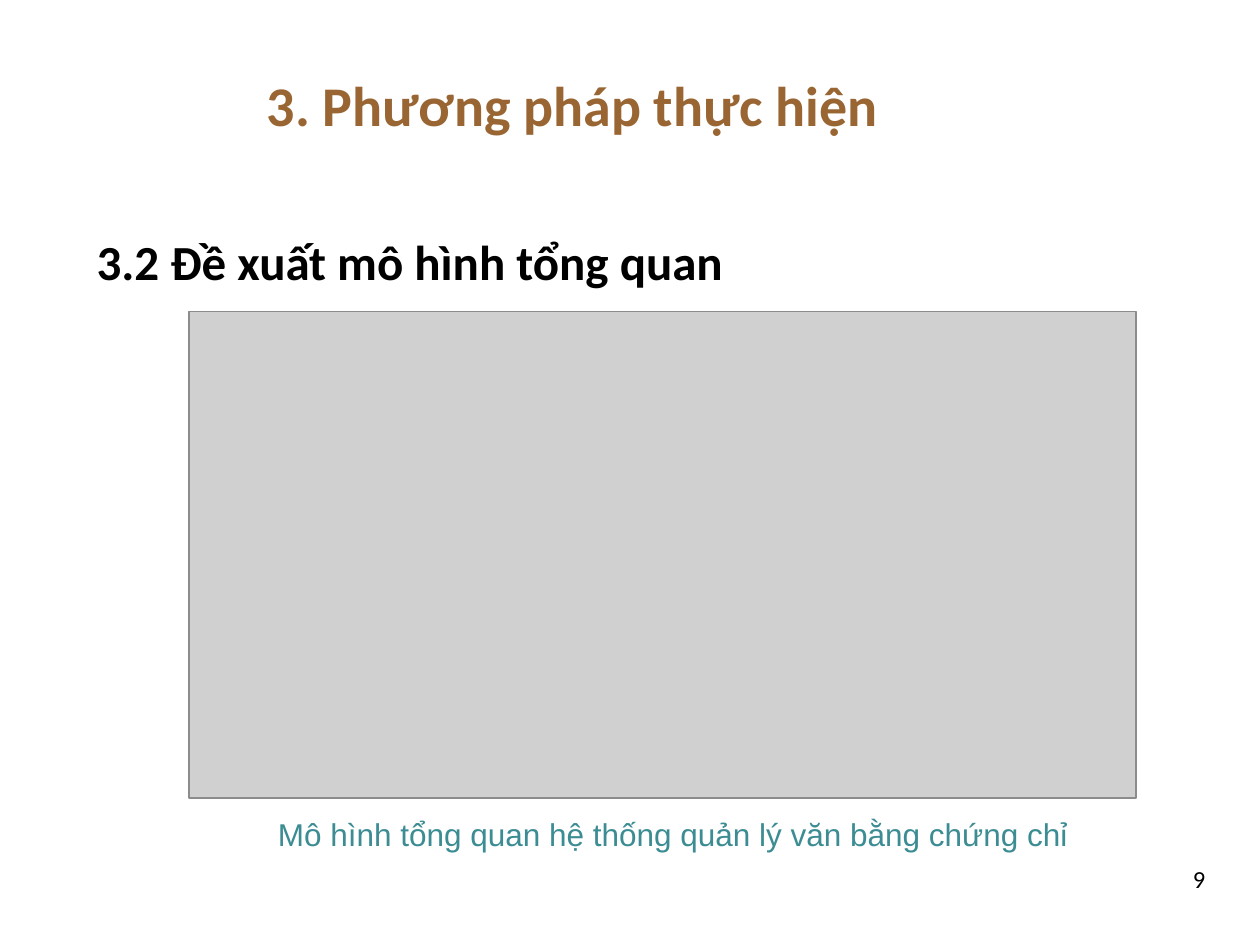
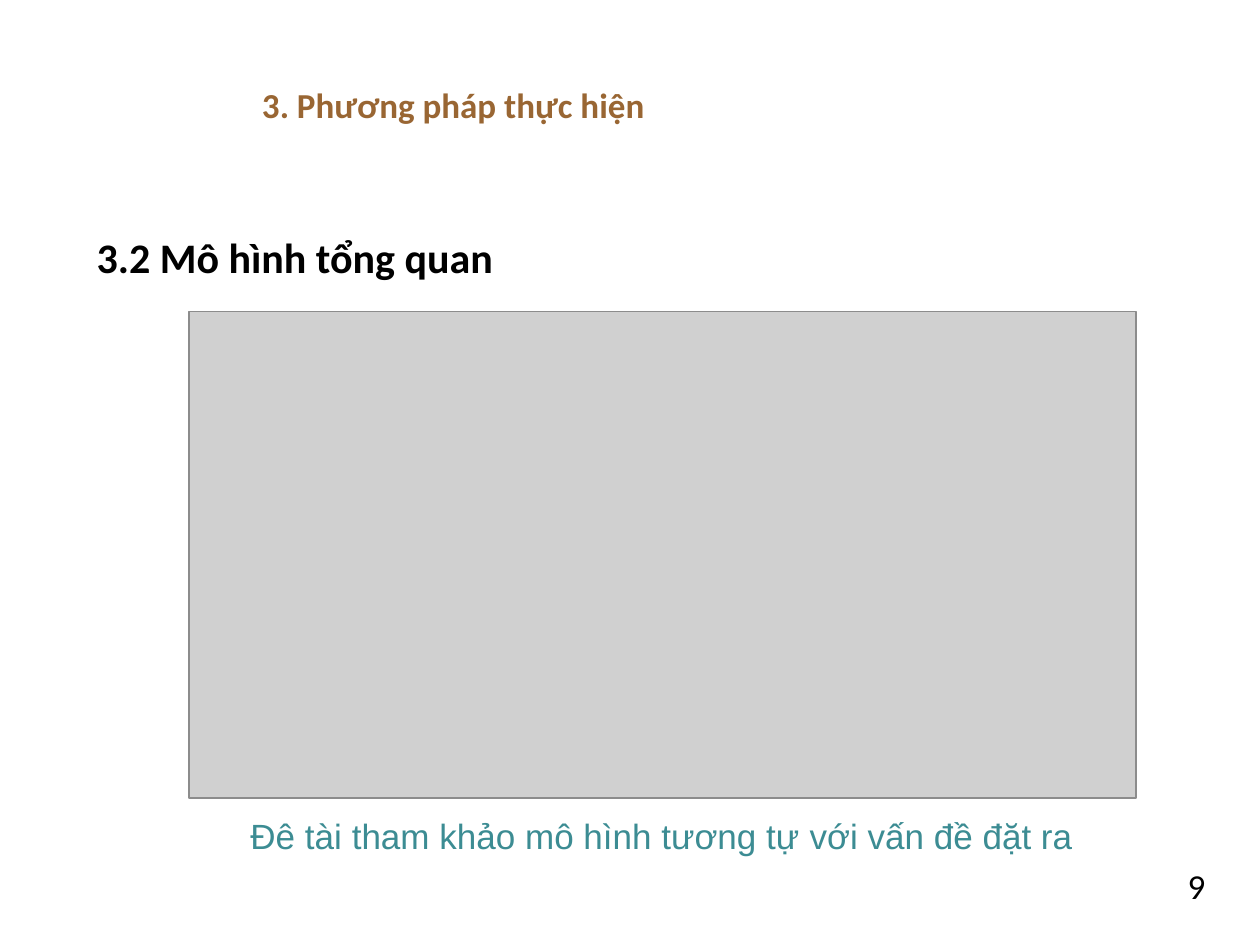
Before and after one commit to dtdungm/blockchain-vbcc, a slide deck: slide 9 of luan_van.pptx. Drawn at 1260x945 pixels with LibreOffice and Linux fonts; fonts in the diff are those of the drawing; grey boxes stand for pictures; background and template pictures are left out. Boxes give left, top, right and bottom in pixels: in the first picture for what was removed or moved away, otherwise in the second. Text is boxed around its words. In the diff, an @@ line names an element or a change of style, - is before the commit and + after.

```diff
--- a/luan_van.pptx
+++ b/luan_van.pptx
@@ title "3. Phương pháp thực hiện" at (262, 93, 644, 124): size 32 to 20 pt @@
@@ text at (97, 240, 493, 280): text changed; size 28 to 24 pt @@
-3.2 Đề xuất mô hình tổng quan
+3.2 Mô hình tổng quan
@@ text at (250, 822, 1072, 856): text changed; size 18 to 20 pt @@
-Mô hình tổng quan hệ thống quản lý văn bằng chứng chỉ
+Đê tài tham khảo mô hình tương tự với vấn đề đặt ra
@@ page number at (1188, 876, 1206, 899): size 14 to 20 pt @@
```
Also in this commit, not shown: 6 other slides changed, 2 slides added, 1 slide removed.
